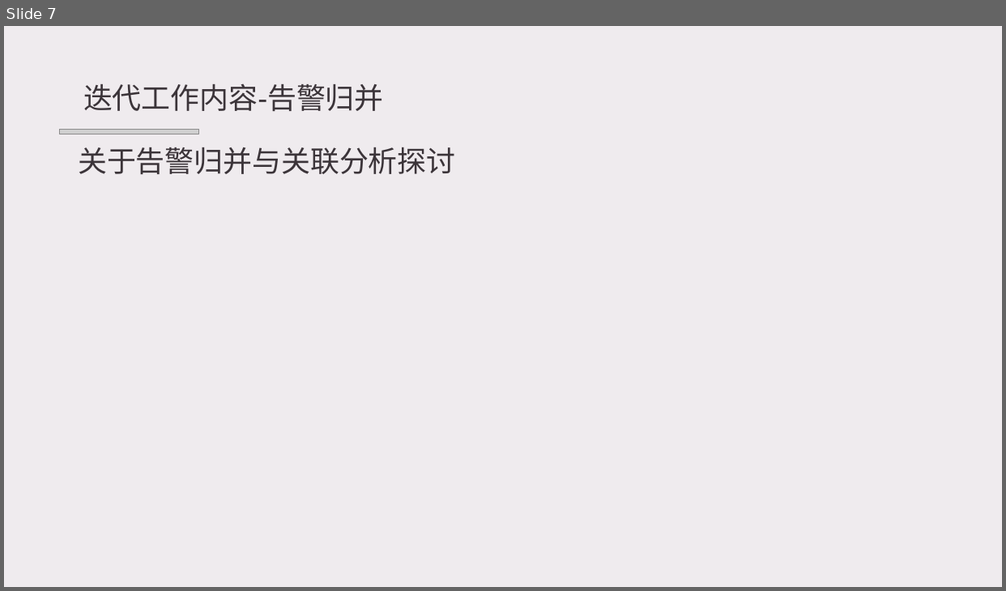
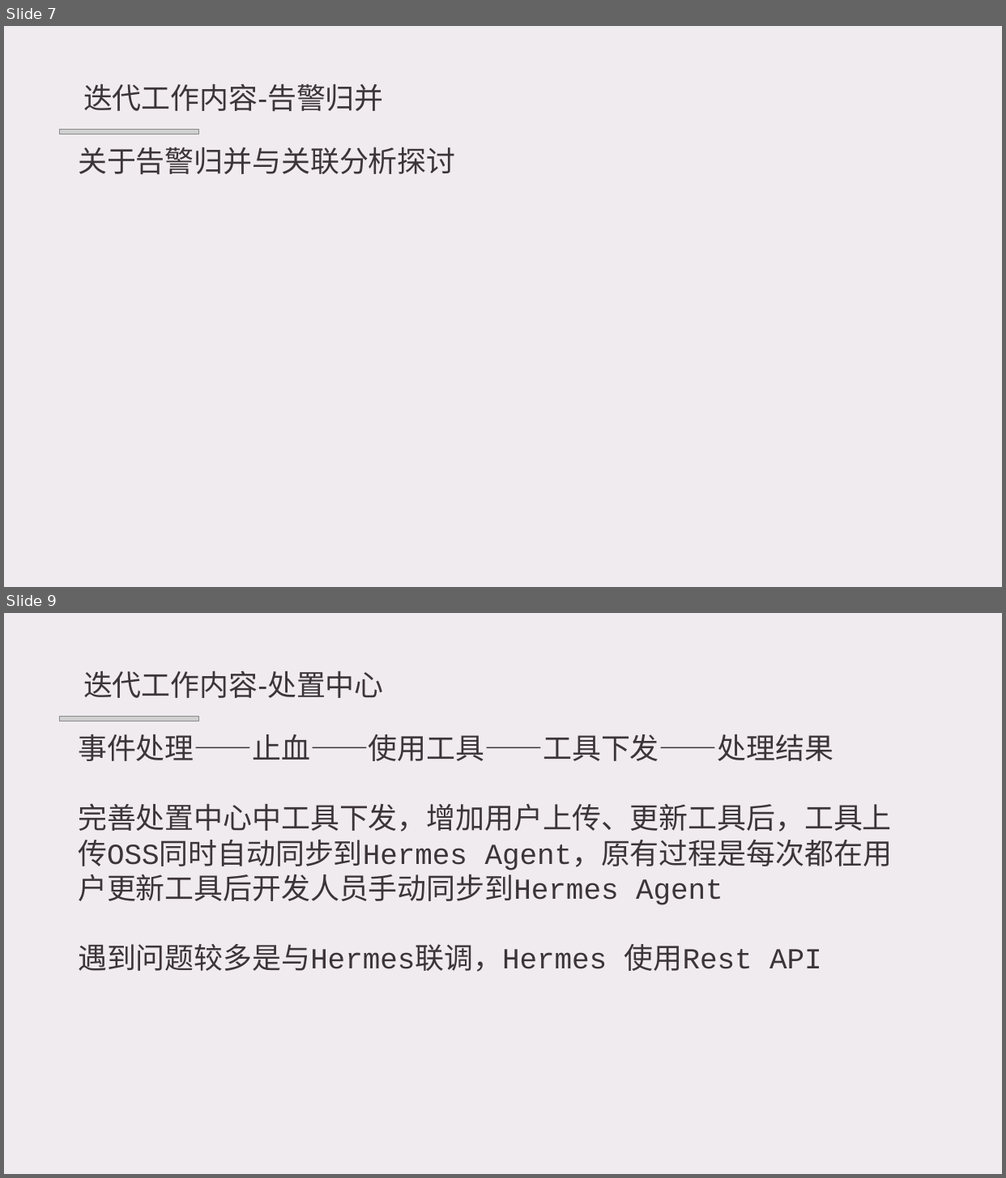
Before and after one commit to lkpnotice/lkptest2, a slide deck: 入职总结-坤极.pptx. Shown one above the other, each under a label of ours: slide 7 before the commit, slides 7 and 9 after it; the slides between them are not shown. The pictures are 1006x591 and 1006x1178 pixels, drawn with LibreOffice and Linux fonts; fonts in the diff are those of the drawing; grey boxes stand for pictures; background and template pictures are left out. Boxes give left, top, right and bottom in pixels: in the first picture for what was removed or moved away, otherwise in the second. Text is boxed around its words. In the diff, an @@ line names an element or a change of style, - is before the commit and + after.

```diff
--- a/入职总结-坤极.pptx
+++ b/入职总结-坤极.pptx
@@ slide 9 added at [4, 613, 1002, 1174], background picture (left out) @@
@@ text added at [83, 671, 384, 698], 28 pt, text #3B3439 @@
+迭代工作内容-处置中心
@@ picture added at [59, 717, 198, 722] @@
@@ text added at [78, 734, 892, 972], 28 pt, text #3B3439 @@
+事件处理——止血——使用工具——工具下发——处理结果
+完善处置中心中工具下发，增加用户上传、更新工具后，工具上传OSS同时自动同步到Hermes Agent，原有过程是每次都在用户更新工具后开发人员手动同步到Hermes Agent
+遇到问题较多是与Hermes联调，Hermes 使用Rest API
```
Also in this commit, not shown: 1 slide changed, 7 other slides added.
